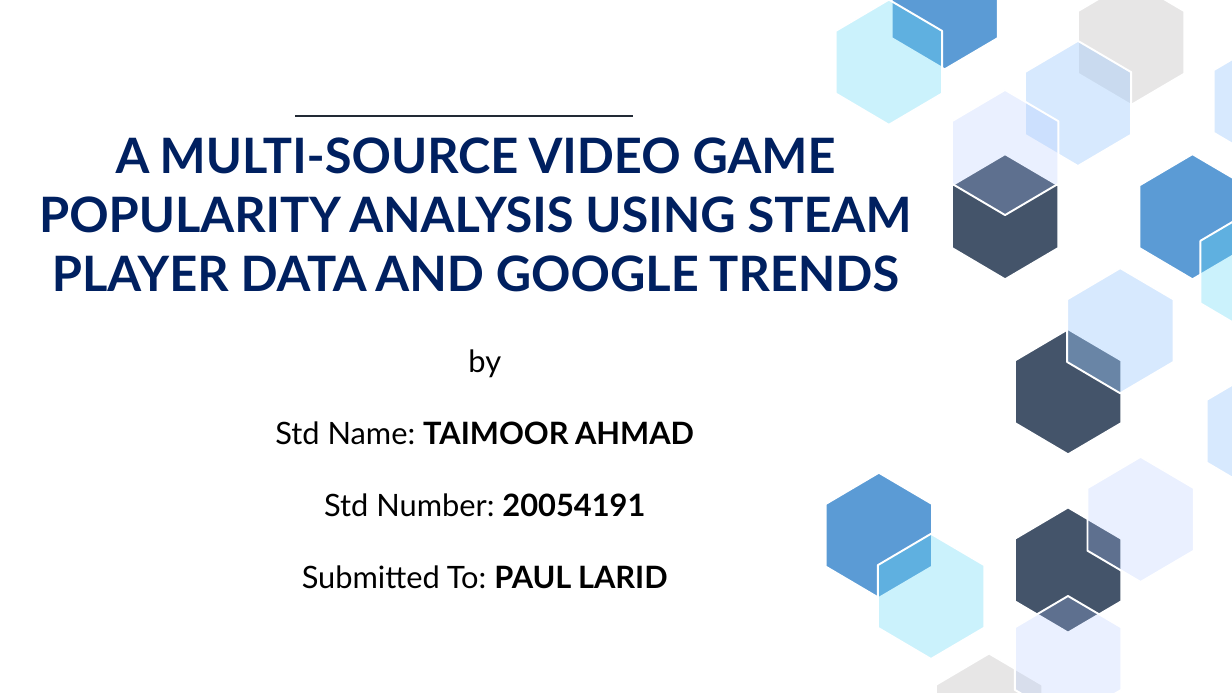
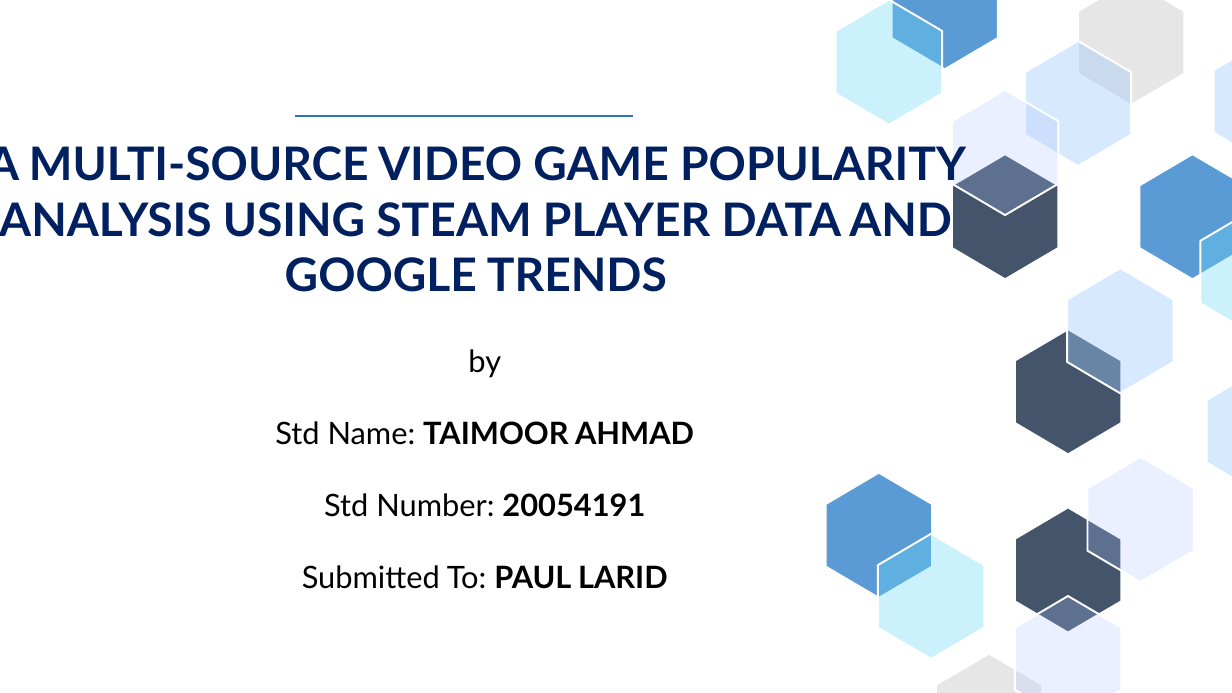
Before and after one commit to taimoor0078/Programming-20054191-, a slide deck: slide 1 of Final Presentation.pptx. Drawn at 1232x693 pixels with LibreOffice and Linux fonts; fonts in the diff are those of the drawing. Boxes give left, top, right and bottom in pixels: in the first picture for what was removed or moved away, otherwise in the second. Text is boxed around its words. In the diff, an @@ line names an element or a change of style, - is before the commit and + after.

```diff
--- a/Final Presentation.pptx
+++ b/Final Presentation.pptx
@@ line (296, 116) - (633, 116): stroke #222A35 2.25 pt to #2E75B6 2.25 pt @@
@@ text "A MULTI-SOURCE VIDEO GAME POPULARITY ..." at (0,146,966,292): size 38 to 36 pt @@
```
Also in this commit, not shown: 6 other slides changed, 1 slide added, 1 slide removed.
